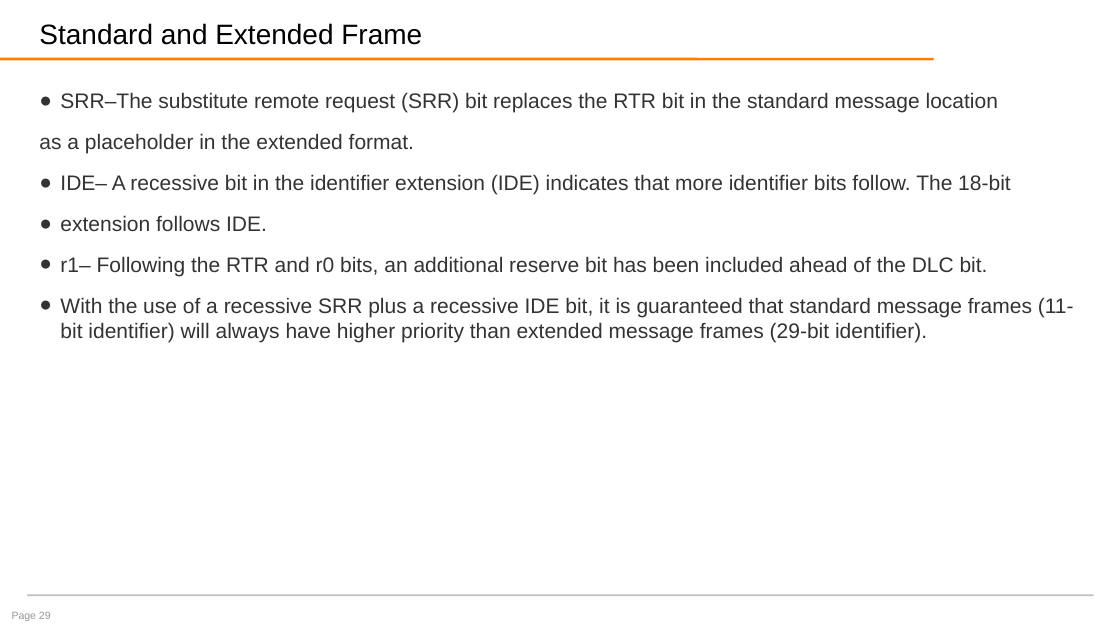
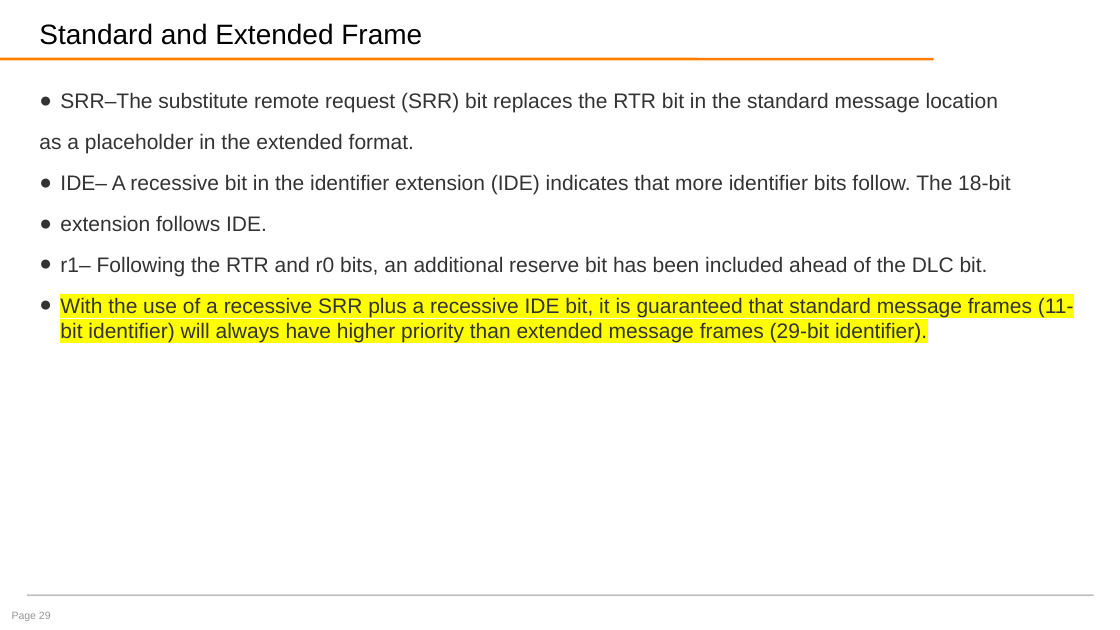
Before and after one commit to gayle08/PG-DIOT-September-2022, a slide deck: slide 29 of CAN/CAN.pptx. Drawn at 1120x630 pixels with LibreOffice and Linux fonts; fonts in the diff are those of the drawing; background and template pictures are left out. Boxes give left, top, right and bottom in pixels: in the first picture for what was removed or moved away, otherwise in the second. Text is boxed around its words. In the diff, an @@ line names an element or a change of style, - is before the commit and + after.

```diff
--- a/CAN/CAN.pptx
+++ b/CAN/CAN.pptx
@@ text at (60,297,1074,342): highlight none to #FFFF00 in "With the use of a recessive SRR ..." @@
```
Also in this commit, not shown: 2 other slides changed, 1 slide added.
